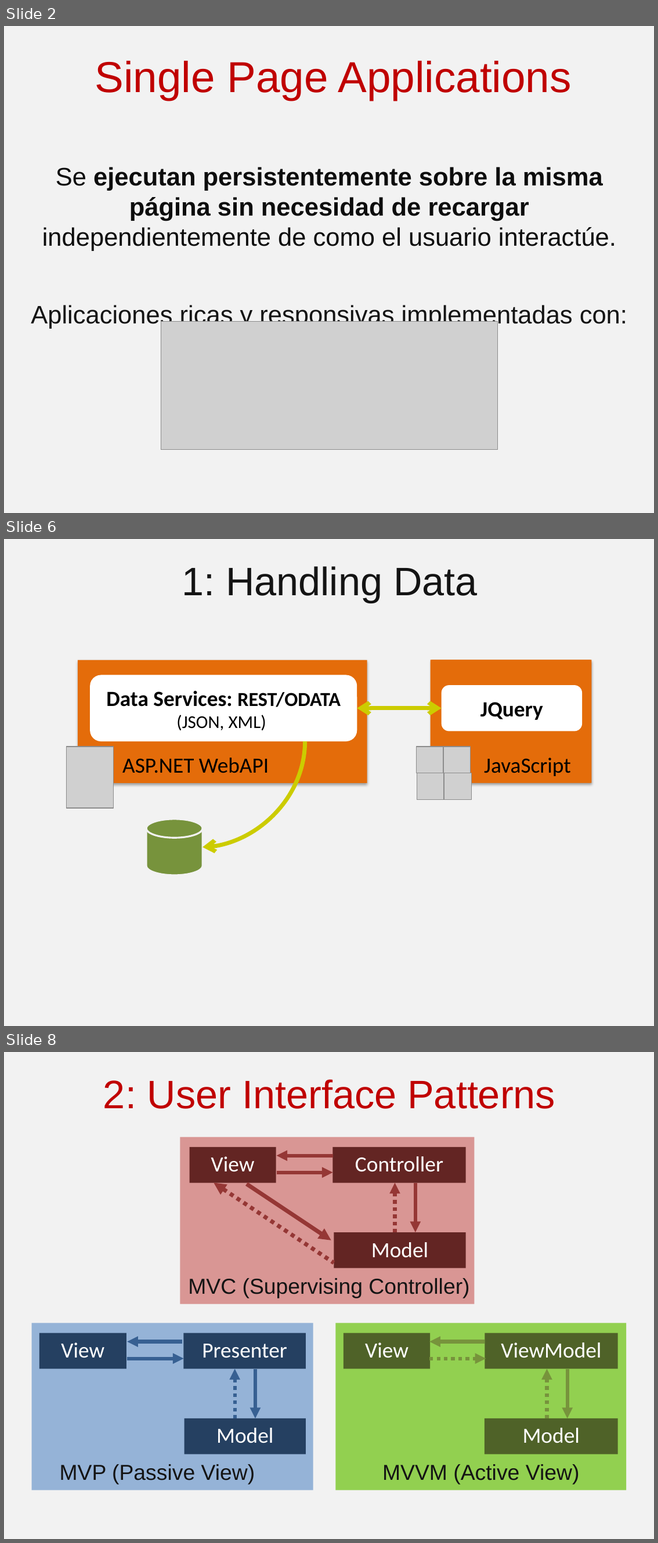
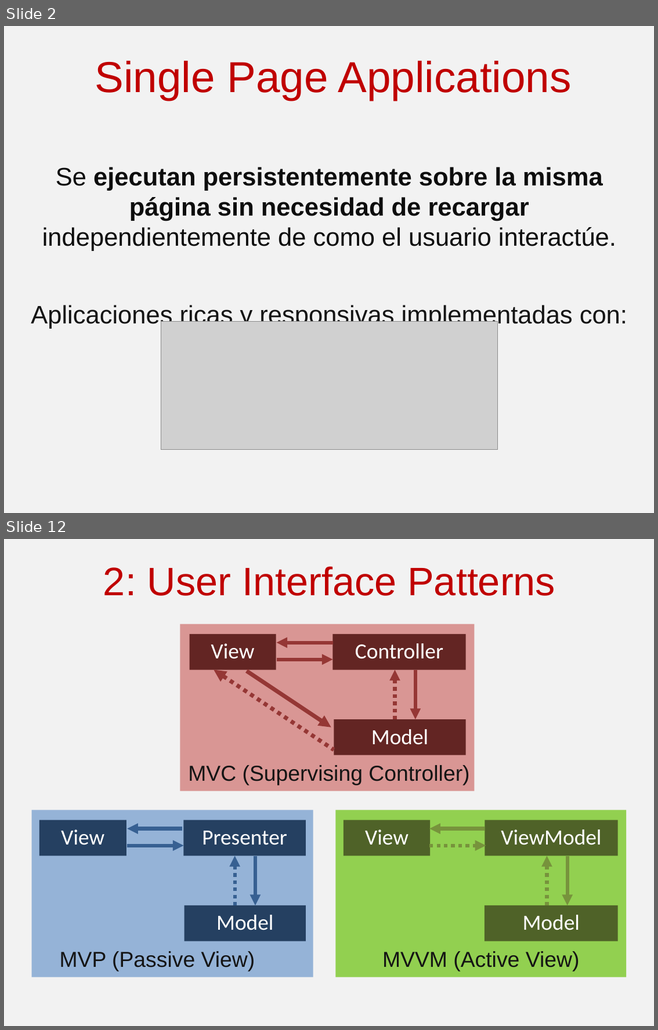
Before and after one commit to angelnunezsalazar/Presentations, a slide deck: SinglePageApplications_CodePassion2012/ppt/SinglePageApplications.pptx. Shown one above the other, each under a label of ours: slides 2, 6 and 8 before the commit, slides 2 and 12 after it; the slides between them are not shown. The pictures are 658x1543 and 658x1030 pixels, drawn with LibreOffice and Linux fonts; fonts in the diff are those of the drawing; grey boxes stand for pictures. Boxes give left, top, right and bottom in pixels: in the first picture for what was removed or moved away, otherwise in the second. Text is boxed around its words. In the diff, an @@ line names an element or a change of style, - is before the commit and + after.

```diff
--- a/SinglePageApplications_CodePassion2012/ppt/SinglePageApplications.pptx
+++ b/SinglePageApplications_CodePassion2012/ppt/SinglePageApplications.pptx
@@ slide 6 removed at [4,539,654,1026], background #F2F2F2 @@
@@ title removed at [181,566,477,603] @@
-1: Handling Data
@@ group removed at [67,660,591,875]: 5 pictures, 4 rectangles, 2 rounded rectangles, 2 texts, 1 double arrow, 1 cylinder, 1 curved arrow @@
-JQuery
-Data Services: REST/ODATA
-(JSON, XML)
-ASP.NET WebAPI
-JavaScript
@@ what was slide 8 is now slide 12 @@
```
Also in this commit, not shown: 8 slides changed, 7 slides added, 1 other slide removed, 2 other files.
